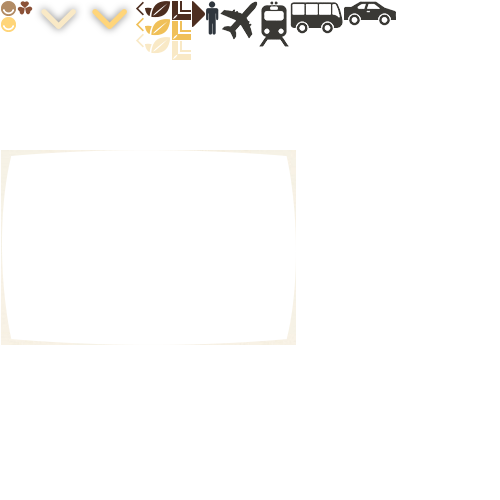
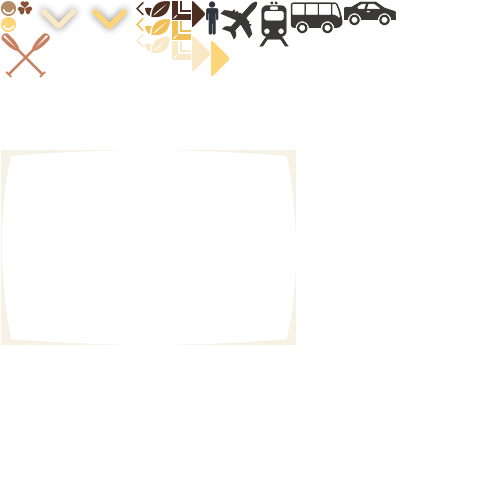
Layered file, before and after one edit (500 × 500). Changes by layer:
added layer "oars" above "car" over [1, 33, 50, 78]
added layer "right arrow light copy" above "right arrow light" over [211, 41, 229, 76]
added layer "right arrow light" above "sub menu right arrow" over [192, 36, 210, 71]
